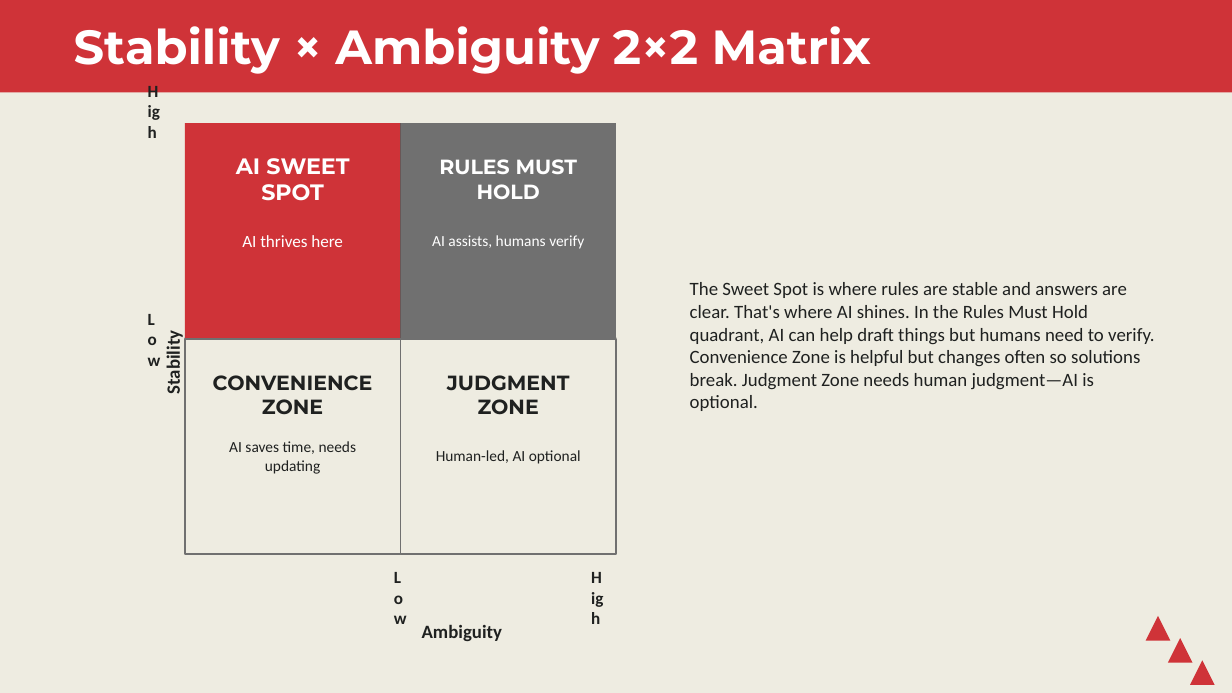
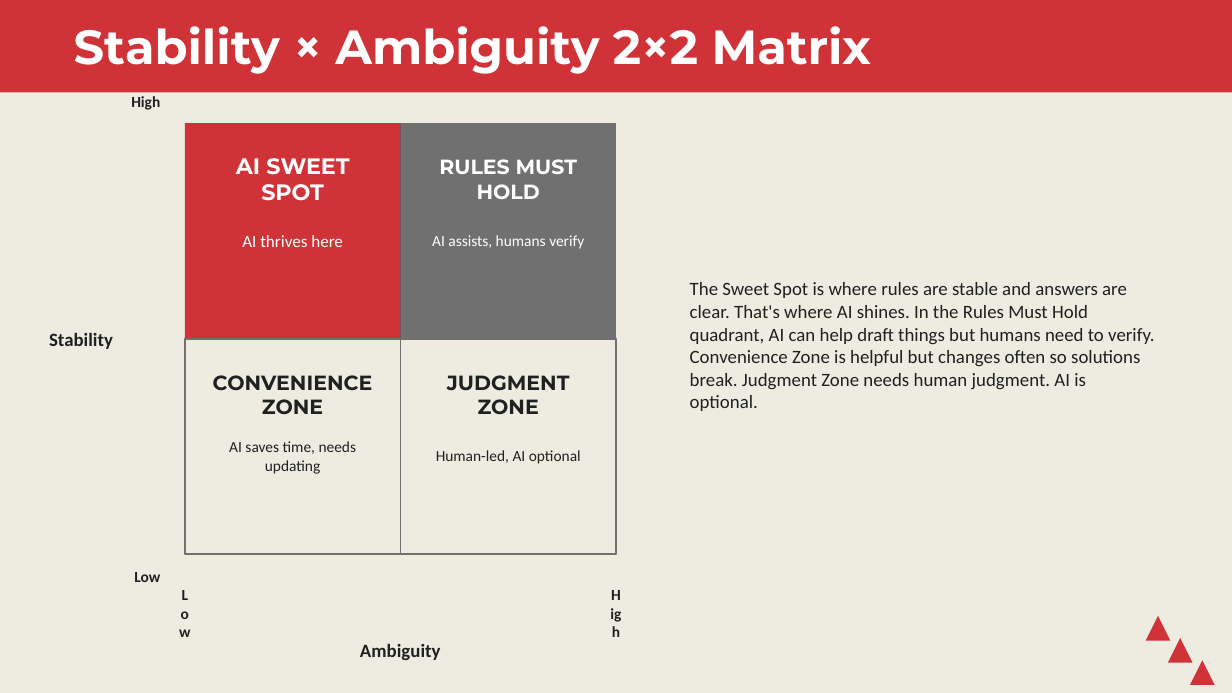
Before and after one commit to stringfestdata/map-excel-workflows-to-ai, a slide deck: slide 11 of workshop-slides.pptx (slide 10 before the commit). Drawn at 1232x693 pixels with LibreOffice and Linux fonts; fonts in the diff are those of the drawing. Boxes give left, top, right and bottom in pixels: in the first picture for what was removed or moved away, otherwise in the second. Text is boxed around its words. In the diff, an @@ line names an element or a change of style, - is before the commit and + after.

```diff
--- a/workshop-slides.pptx
+++ b/workshop-slides.pptx
@@ text "High" at <box>131,96,160,110</box>: size 10 to 9 pt; alignment left to right @@
@@ text at <box>690,282,1154,411</box>: text changed @@
-The Sweet Spot is where rules are stable and answers are clear. That's where AI shines. In the Rules Must Hold quadrant, AI can help draft things but humans need to verify. Convenience Zone is helpful but changes often so solutions break. Judgment Zone needs human judgment—AI is optional.
+The Sweet Spot is where rules are stable and answers are clear. That's where AI shines. In the Rules Must Hold quadrant, AI can help draft things but humans need to verify. Convenience Zone is helpful but changes often so solutions break. Judgment Zone needs human judgment. AI is optional.
@@ text "Stability": place and size @@
-text "Stability" at <box>162,336,185,392</box>
+text "Stability" at <box>49,332,113,349</box>
@@ text "Stability" at <box>49,332,113,349</box>: rotation 270 to 0 degrees @@
@@ text "Low" at <box>134,572,160,582</box>: size 10 to 9 pt; alignment left to right @@
@@ text "Low": place and size @@
-text "Low" at <box>136,320,172,357</box>
+text "Low" at <box>134,572,160,582</box>
@@ text "Low" at <box>166,598,203,628</box>: size 10 to 9 pt; alignment left to centre @@
@@ text "Low": place and size @@
-text "Low" at <box>382,579,419,616</box>
+text "Low" at <box>166,598,203,628</box>
@@ text "High": place and size @@
-text "High" at <box>579,579,616,616</box>
+text "High" at <box>598,598,634,628</box>
@@ text "High" at <box>598,598,634,628</box>: size 10 to 9 pt; alignment left to centre @@
@@ text "Ambiguity": place and size @@
-text "Ambiguity" at <box>422,624,503,641</box>
+text "Ambiguity" at <box>360,643,441,660</box>
```
Also in this commit, not shown: 14 other slides changed, 2 slides added, 2 other files.
